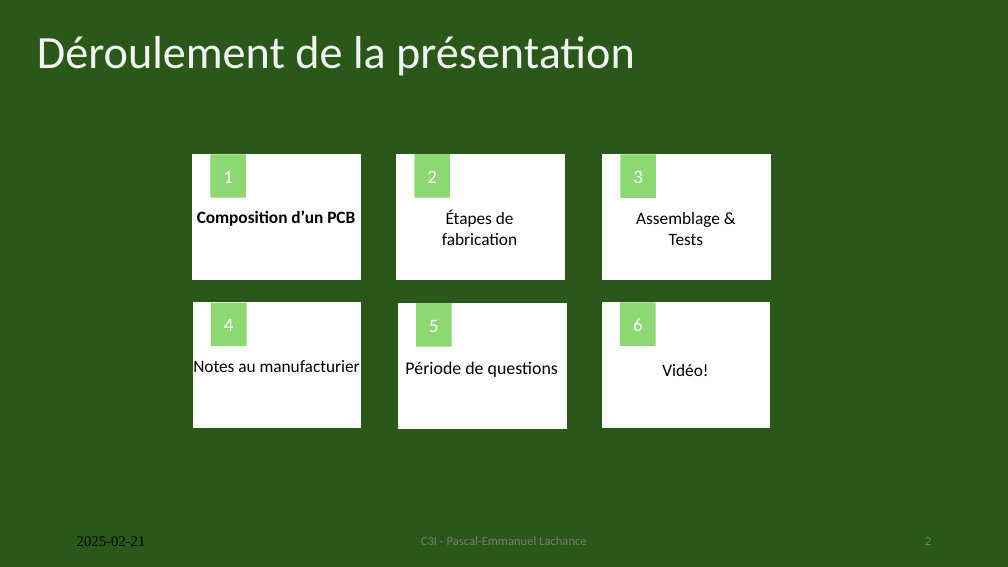
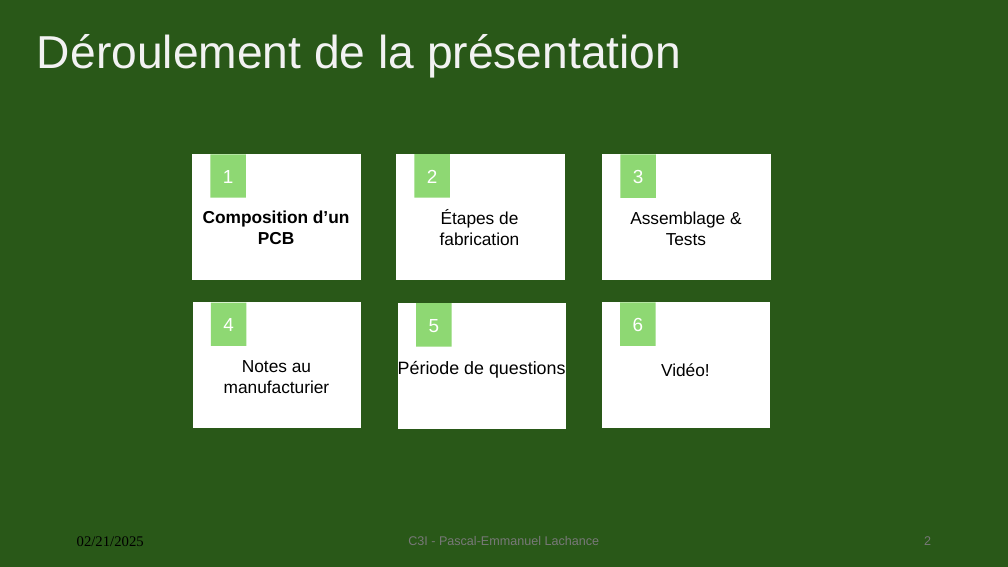
Before and after one commit to Raesangur/PPPPP, a slide deck: slide 2 of 01 - Comment est fabriqué un PCB/PPPPP 01 - Comment est fabriqué un PCB.pptx. Drawn at 1008x567 pixels with LibreOffice and Linux fonts; fonts in the diff are those of the drawing. Boxes give left, top, right and bottom in pixels: in the first picture for what was removed or moved away, otherwise in the second. Text is boxed around its words. In the diff, an @@ line names an element or a change of style, - is before the commit and + after.

```diff
--- a/01 - Comment est fabriqué un PCB/PPPPP 01 - Comment est fabriqué un PCB.pptx
+++ b/01 - Comment est fabriqué un PCB/PPPPP 01 - Comment est fabriqué un PCB.pptx
@@ font Calibri to Arial in 11 elements at (37, 34, 681, 77), (203, 210, 349, 244), (440, 210, 520, 245), (661, 363, 710, 376), (398, 361, 566, 378), (224, 360, 330, 393), (630, 211, 725, 245), (408, 536, 600, 545), (416, 303, 451, 346), (620, 302, 656, 346), (210, 154, 246, 197) @@
@@ text at (77, 536, 144, 546): text changed @@
-2025-02-21
+02/21/2025
```
Also in this commit, not shown: 8 other slides changed, 4 slides added, 5 other files.
